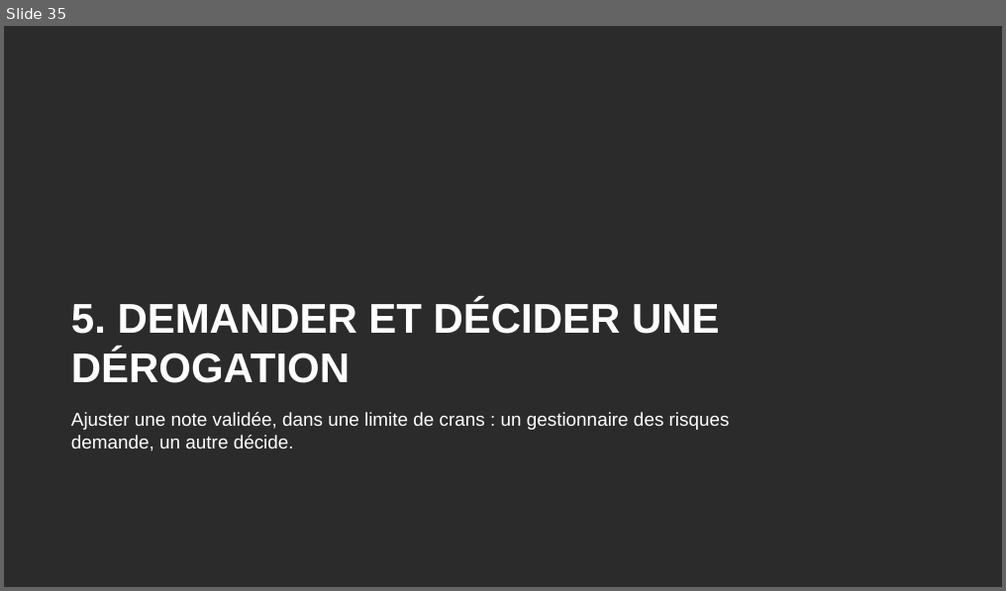
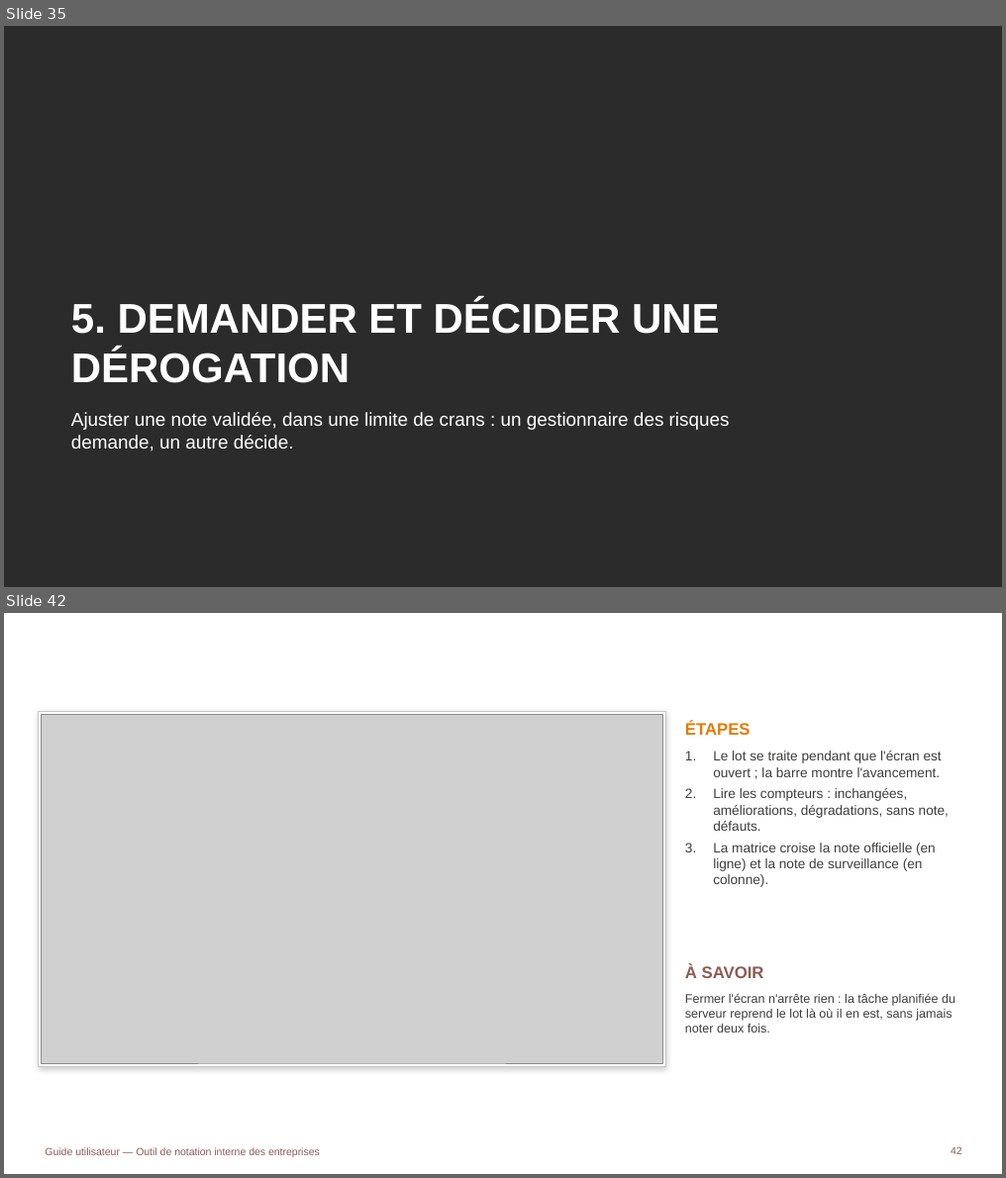
Before and after one commit to tariqeddoumi/Entreprise-scoring-cl, a slide deck: docs/guides/Guide_utilisateur_outil_notation.pptx. Shown one above the other, each under a label of ours: slide 35 before the commit, slides 35 and 42 after it; the slides between them are not shown. The pictures are 1006x591 and 1006x1178 pixels, drawn with LibreOffice and Linux fonts; fonts in the diff are those of the drawing; grey boxes stand for pictures; background and template pictures are left out; a plain dark background stands for a picture behind light text. Boxes give left, top, right and bottom in pixels: in the first picture for what was removed or moved away, otherwise in the second. Text is boxed around its words. In the diff, an @@ line names an element or a change of style, - is before the commit and + after.

```diff
--- a/docs/guides/Guide_utilisateur_outil_notation.pptx
+++ b/docs/guides/Guide_utilisateur_outil_notation.pptx
@@ slide 42 added at box(4, 613, 1002, 1174), background #FFFFFF @@
@@ title added at box(53, 636, 868, 694), 24 pt, text #FFFFFF, bold @@
+SUIVRE UN LOT ET LIRE LA MIGRATION
@@ rectangle added at box(39, 711, 665, 1066), fill #FFFFFF, outline #C6C6C6 0.75 pt @@
@@ picture added at box(42, 714, 662, 1063) @@
@@ text added at box(685, 722, 750, 735), 16 pt, text #E37B05, bold @@
+ÉTAPES
@@ text added at box(713, 751, 948, 887), 13 pt, text #3D3D3B @@
+1. Le lot se traite pendant que l'écran est ouvert ; la barre montre l'avancement.
+2. Lire les compteurs : inchangées, améliorations, dégradations, sans note, défauts.
+3. La matrice croise la note officielle (en ligne) et la note de surveillance (en colonne).
@@ text added at box(685, 964, 764, 978), 16 pt, text #8C5B52, bold @@
+À SAVOIR
@@ text added at box(685, 993, 955, 1033), 12 pt, text #3D3D3B @@
+Fermer l'écran n'arrête rien : la tâche planifiée du serveur reprend le lot là où il en est, sans jamais noter deux fois.
@@ page number added at box(950, 1147, 962, 1155), 10 pt, text #8C5B52 @@
+42
@@ text added at box(45, 1148, 320, 1157), 10 pt, text #8C5B52 @@
+Guide utilisateur — Outil de notation interne des entreprises
```
Also in this commit, not shown: 3 slides changed, 7 other slides added, 2 other files.
